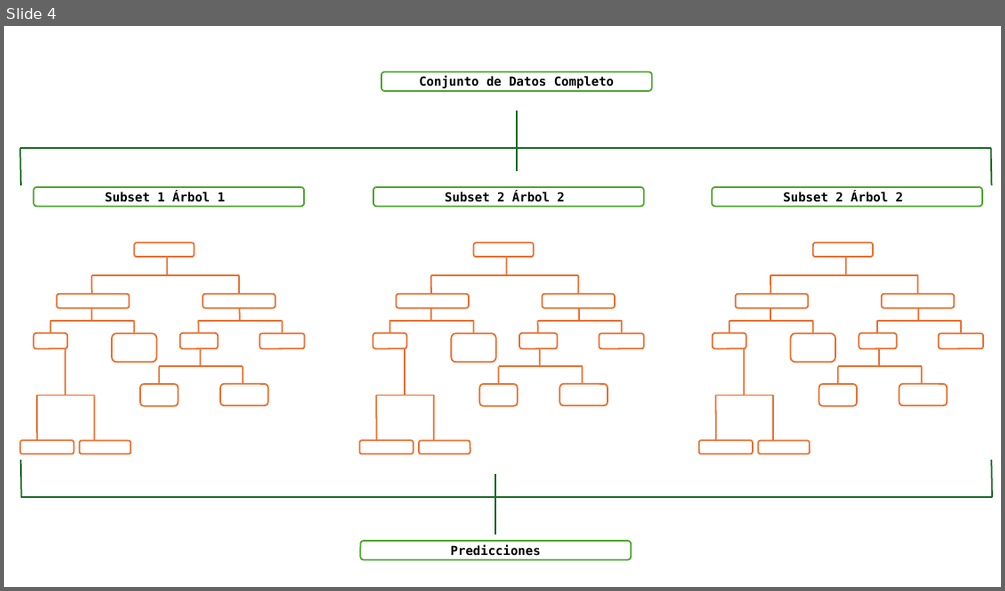
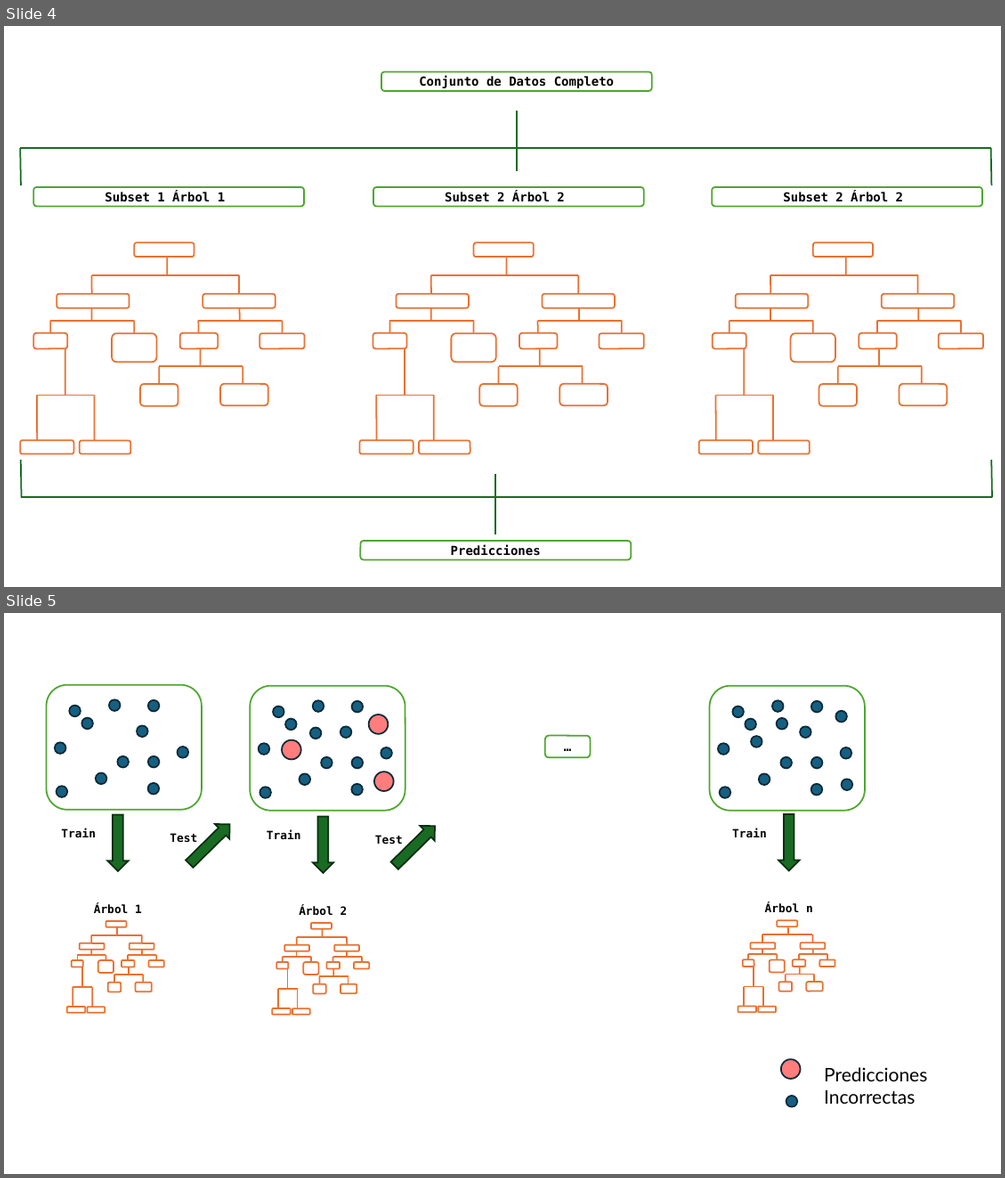
Before and after one commit to Hack-io-Data/Imagenes, a slide deck: 02-Imagenes/RegresionLineal/PowerPointImagenes.pptx. Shown one above the other, each under a label of ours: slide 4 before the commit, slides 4 and 5 after it. The pictures are 1005x591 and 1005x1178 pixels, drawn with LibreOffice and Linux fonts; fonts in the diff are those of the drawing. Boxes give left, top, right and bottom in pixels: in the first picture for what was removed or moved away, otherwise in the second. Text is boxed around its words. In the diff, an @@ line names an element or a change of style, - is before the commit and + after.

```diff
--- a/02-Imagenes/RegresionLineal/PowerPointImagenes.pptx
+++ b/02-Imagenes/RegresionLineal/PowerPointImagenes.pptx
@@ slide 5 added at (4, 613, 1001, 1174), background #FFFFFF @@
@@ ellipse added at (777, 718, 788, 729), fill #156082, outline #092A39 1.5 pt @@
@@ ellipse added at (835, 711, 847, 722), fill #156082, outline #092A39 1.5 pt @@
@@ ellipse added at (310, 728, 321, 738), fill #156082, outline #092A39 1.5 pt @@
@@ rounded rectangle added at (545, 736, 591, 757), fill #FFFFFF, outline #4EA72E 1.5 pt, 12 pt, text #000000, bold @@
+…
@@ ellipse added at (751, 736, 762, 747), fill #156082, outline #092A39 1.5 pt @@
@@ group added at (47, 685, 202, 810): 12 ellipses, 1 rounded rectangle @@
@@ group added at (250, 686, 405, 811): 15 ellipses, 1 rounded rectangle @@
@@ group added at (710, 686, 866, 811): 12 ellipses, 1 rounded rectangle @@
@@ ellipse added at (841, 779, 853, 790), fill #156082, outline #092A39 1.5 pt @@
@@ down arrow added at (107, 815, 128, 871), fill #196B24, outline #0B2F10 1.5 pt @@
@@ down arrow added at (182, 817, 237, 871), fill #196B24, outline #0B2F10 1.5 pt @@
@@ down arrow added at (313, 817, 334, 873), fill #196B24, outline #0B2F10 1.5 pt @@
@@ down arrow added at (388, 818, 442, 872), fill #196B24, outline #0B2F10 1.5 pt @@
@@ down arrow added at (778, 814, 800, 870), fill #196B24, outline #0B2F10 1.5 pt @@
@@ text added at (61, 828, 96, 837), 11 pt, text #000000, bold @@
+Train
@@ text added at (170, 833, 197, 843), 11 pt, text #000000, bold @@
+Test
@@ text added at (267, 830, 301, 839), 11 pt, text #000000, bold @@
+Train
@@ text added at (375, 835, 403, 844), 11 pt, text #000000, bold @@
+Test
@@ text added at (732, 827, 767, 837), 11 pt, text #000000, bold @@
+Train
@@ group added at (67, 903, 164, 1013): 20 lines, 11 rounded rectangles, 1 text @@
+Árbol 1
@@ group added at (273, 905, 369, 1014): 20 lines, 11 rounded rectangles, 1 text @@
+Árbol 2
@@ group added at (738, 903, 834, 1013): 20 lines, 11 rounded rectangles, 1 text @@
+Árbol n
@@ ellipse added at (781, 1060, 801, 1078), fill #FF0000 at 51% opacity, outline #092A39 1.5 pt @@
@@ text added at (824, 1067, 927, 1103), 18 pt, text #000000 @@
+Predicciones Incorrectas
@@ ellipse added at (786, 1095, 797, 1107), fill #156082, outline #092A39 1.5 pt @@
```
Also in this commit, not shown: 2 other files.
